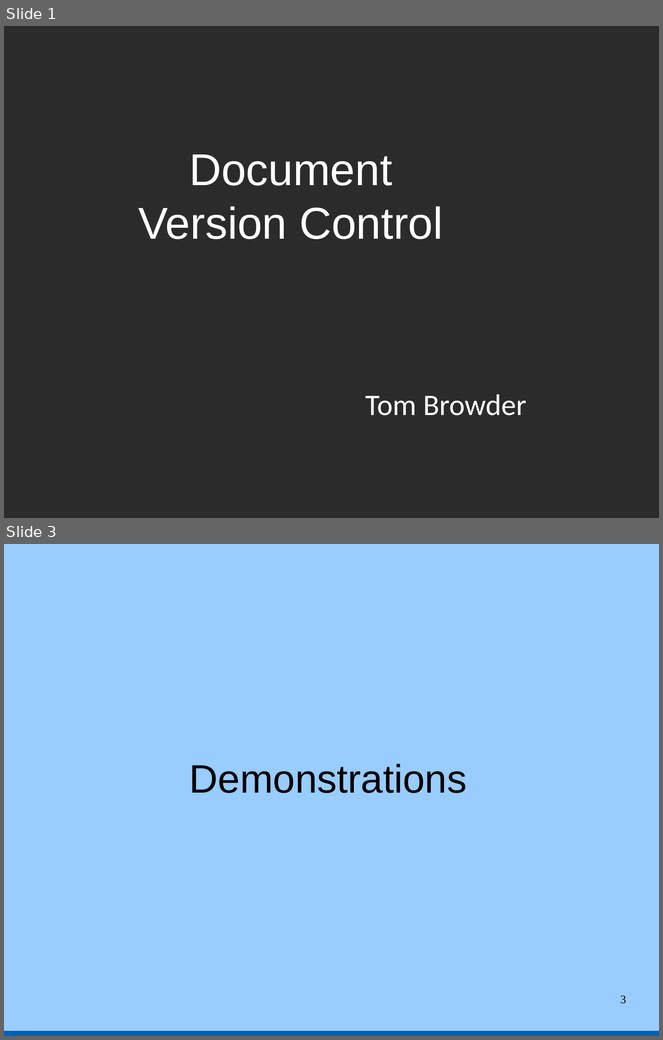
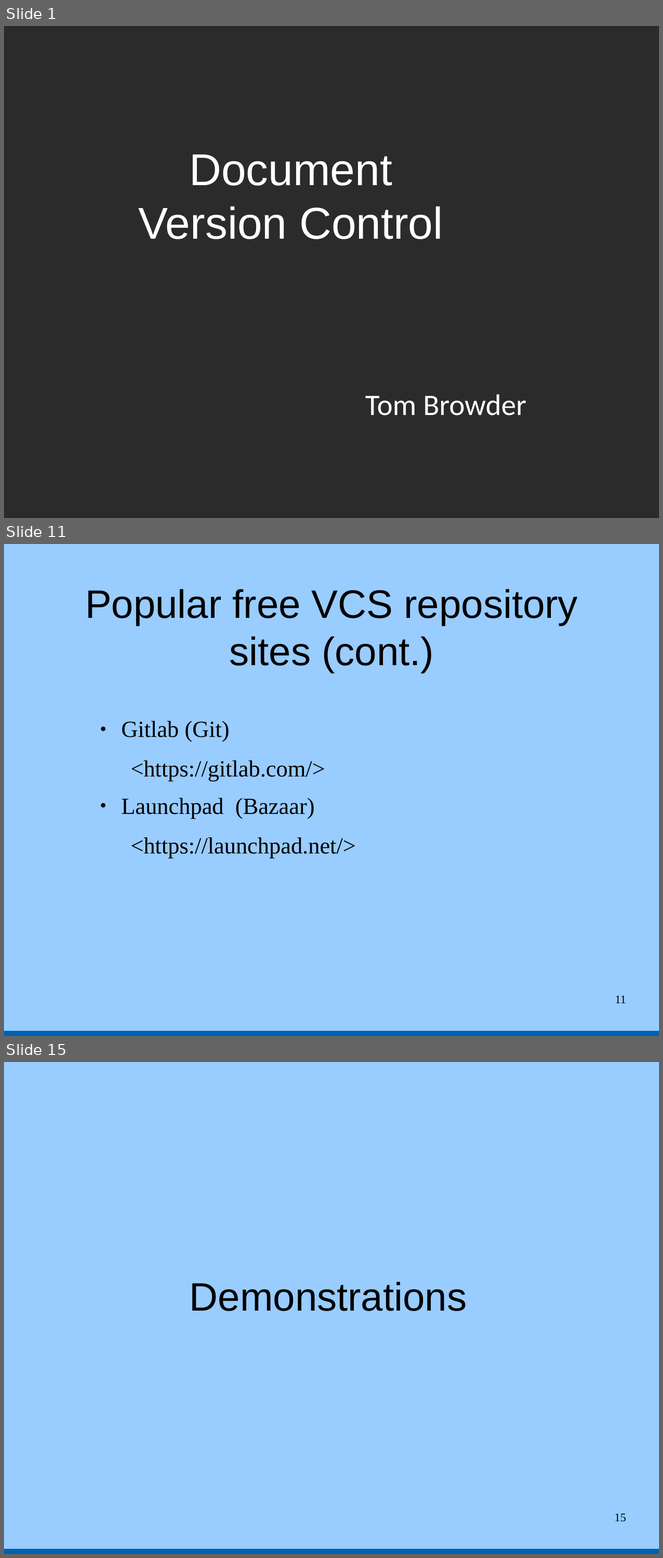
Before and after one commit to tbrowder/nwflug, a slide deck: NWFLUG/mtg-2015-07-06/version-control.odp. Shown one above the other, each under a label of ours: slides 1 and 3 before the commit, slides 1, 11 and 15 after it; the slides between them are not shown. The pictures are 663x1040 and 663x1558 pixels, drawn with LibreOffice and Linux fonts; fonts in the diff are those of the drawing; background and template pictures are left out; a plain dark background stands for a picture behind light text. Boxes give left, top, right and bottom in pixels: in the first picture for what was removed or moved away, otherwise in the second. Text is boxed around its words. In the diff, an @@ line names an element or a change of style, - is before the commit and + after.

```diff
--- a/NWFLUG/mtg-2015-07-06/version-control.odp
+++ b/NWFLUG/mtg-2015-07-06/version-control.odp
@@ slide 11 added at (4, 544, 659, 1036), background #99CCFF; not listed: 1 template element that a slide beside it also shows @@
@@ title added at (85, 589, 578, 673), 48 pt, text #000000 @@
+Popular free VCS repository sites (cont.)
@@ text added at (122, 721, 356, 858), 28 pt, text #000000 @@
+● Gitlab (Git)
+  <https://gitlab.com/>
+● Launchpad (Bazaar)
+  <https://launchpad.net/>
@@ page number added at (615, 995, 626, 1003), 14 pt, text #000000 @@
+11
@@ what was slide 3 is now slide 15 @@
@@ page number at (614, 1513, 626, 1522): text changed @@
-3
+15
```
Also in this commit, not shown: 1 slide changed, 12 other slides added.
